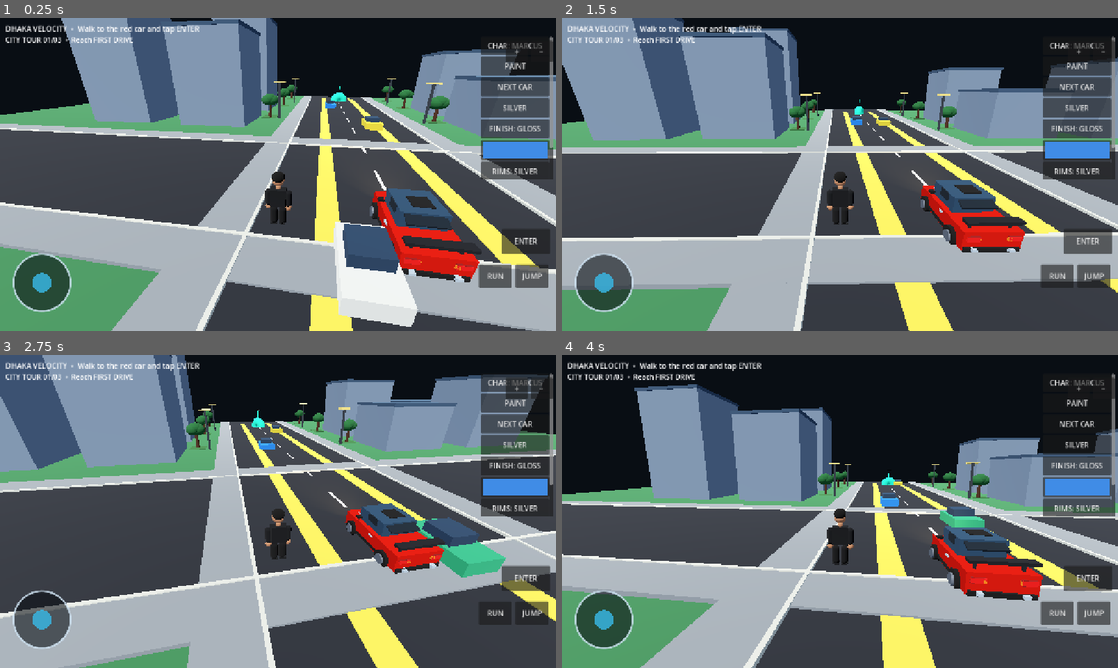
Above: before the commit, frames 1-4 (two rows, left to right).
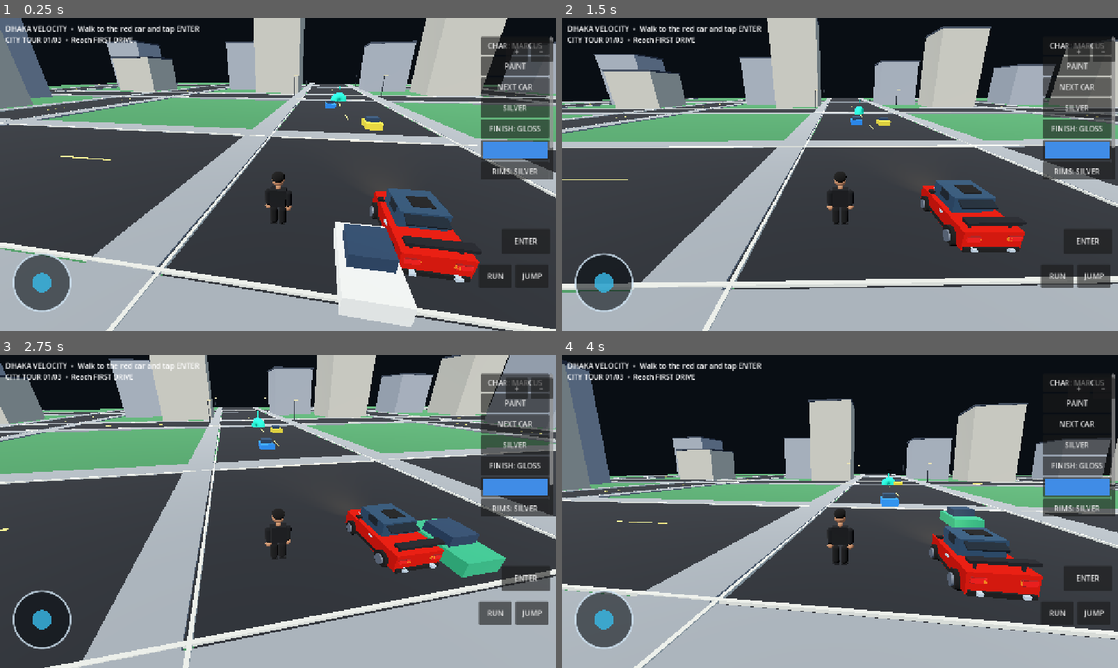
Above: after the commit, the same moments.

Repository: mahadihhassan8907-wq/Dhaka-Velocity-
Game: Godot game, scene res://Main.tscn
The game is run twice, just before and just after one commit, with the same random seed, the same clock (stepped at 60 frames per second) and the same inputs.
Inputs (mouse positions are in pixels of both pictures, inside the frame that each line leads up to):
- Up to frame 1 (0.25 s): no input
- Up to frame 2 (1.5 s): tap Enter at 0.5, 1.25 s; move the mouse to (962, 158) at 0.52 s; click (962, 158) at 0.67 s; drag from (728, 190) to (812, 237) at 1.27 s
- Up to frame 3 (2.75 s): tap Enter at 2 s; move the mouse to (333, 442) at 2.02 s; click (333, 442) at 2.17 s
- Up to frame 4 (4 s): tap Enter at 2.75, 3.5 s; drag from (812, 574) to (673, 464) at 2.77 s; move the mouse to (1006, 558) at 3.52 s; click (1006, 558) at 3.67 s

The runs differ from the first frame. In frame 1, 60% of the frame differs, in the area x 0-100%, y 0-100%; in frame 2, 65%; in frame 3, 65%; in frame 4, 56%.

Commit message:
Build first expanded procedural open-world city district

Diff:
--- a/Scripts/DhakaVelocity_v8.gd
+++ b/Scripts/DhakaVelocity_v8.gd
@@ -287,57 +287,65 @@
 	body.add_child(collision)
 
 func _build_city() -> void:
-	_solid_box(self, Vector3(100, 0.3, 100), Vector3(0, -0.2, 0), Color(0.20, 0.42, 0.25))
-	_solid_box(self, Vector3(12, 0.08, 100), Vector3(0, 0.0, 0), Color(0.12, 0.13, 0.15))
-	_solid_box(self, Vector3(100, 0.08, 12), Vector3(0, 0.01, 0), Color(0.12, 0.13, 0.15))
-	for x in [-28, -16, 16, 28]:
-		for z in [-28, -16, 16, 28]:
-			var height := 5.0 + float(abs(x + z) % 9)
-			_solid_box(self, Vector3(8, height, 8), Vector3(x, height / 2.0, z), Color(0.42, 0.48, 0.55))
-			_box(self, Vector3(8.2, 0.35, 8.2), Vector3(x, height + 0.12, z), Color(0.20, 0.28, 0.36))
-	_box(self, Vector3(1, 0.03, 90), Vector3(-3, 0.06, 0), Color(0.9, 0.82, 0.25))
-	_box(self, Vector3(1, 0.03, 90), Vector3(3, 0.06, 0), Color(0.9, 0.82, 0.25))
-	for z in range(-42, 45, 6):
-		_box(self, Vector3(0.18, 0.025, 2.5), Vector3(0, 0.065, z), Color(0.92, 0.92, 0.88))
-	for x in [-9, 9]:
-		for z in [-36, -18, 18, 36]:
-			_solid_box(self, Vector3(0.25, 4.5, 0.25), Vector3(x, 2.25, z), Color(0.18, 0.20, 0.22))
-			_box(self, Vector3(1.4, 0.18, 0.7), Vector3(x, 4.55, z), Color(0.95, 0.82, 0.42))
-
-	# Raised sidewalks and curb strips around the two crossing roads.
-	for side in [-1.0, 1.0]:
-		_solid_box(self, Vector3(2.0, 0.16, 100.0), Vector3(side * 7.1, 0.04, 0.0), Color(0.48, 0.50, 0.51))
-		_solid_box(self, Vector3(100.0, 0.16, 2.0), Vector3(0.0, 0.04, side * 7.1), Color(0.48, 0.50, 0.51))
-		_box(self, Vector3(0.16, 0.12, 100.0), Vector3(side * 6.05, 0.10, 0.0), Color(0.78, 0.78, 0.72))
-		_box(self, Vector3(100.0, 0.12, 0.16), Vector3(0.0, 0.10, side * 6.05), Color(0.78, 0.78, 0.72))
-
-	# Low-poly roadside trees and planted green islands.
-	for side in [-1.0, 1.0]:
-		for z in [-43.0, -31.0, -19.0, 19.0, 31.0, 43.0]:
-			var tree := Node3D.new()
-			tree.position = Vector3(side * 10.5, 0.0, z)
-			add_child(tree)
-			var trunk := MeshInstance3D.new()
-			var trunk_mesh := CylinderMesh.new()
-			trunk_mesh.top_radius = 0.16
-			trunk_mesh.bottom_radius = 0.23
-			trunk_mesh.height = 2.1
-			trunk.mesh = trunk_mesh
-			trunk.position.y = 1.05
-			trunk.material_override = _mat(Color(0.25, 0.14, 0.08))
-			tree.add_child(trunk)
-			for crown in [Vector3(0.0, 2.45, 0.0), Vector3(-0.34, 2.25, 0.05), Vector3(0.32, 2.28, -0.08)]:
-				var leaves := MeshInstance3D.new()
-				var leaf_mesh := SphereMesh.new()
-				leaf_mesh.radius = 0.82
-				leaf_mesh.height = 1.35
-				leaves.mesh = leaf_mesh
-				leaves.position = crown
-				leaves.material_override = _mat(Color(0.12, 0.34, 0.17))
-				tree.add_child(leaves)
-			_box(self, Vector3(2.0, 0.05, 2.0), Vector3(side * 10.5, 0.03, z), Color(0.18, 0.36, 0.19))
+	# First open-world district: a 260 m x 260 m connected street grid.
+	# Buildings use simple shared gameplay geometry for the mobile prototype;
+	# detailed interiors, NPC routines and streamed districts come in later phases.
+	_solid_box(self, Vector3(260.0, 0.3, 260.0), Vector3(0.0, -0.2, 0.0), Color(0.20, 0.42, 0.25))
+
+	var road_coordinates: Array[float] = [-96.0, -48.0, 0.0, 48.0, 96.0]
+	for road_coordinate in road_coordinates:
+		var road_width := 16.0 if is_zero_approx(road_coordinate) else 11.0
+		_solid_box(self, Vector3(road_width, 0.08, 260.0), Vector3(road_coordinate, 0.0, 0.0), Color(0.105, 0.115, 0.13))
+		_solid_box(self, Vector3(260.0, 0.08, road_width), Vector3(0.0, 0.01, road_coordinate), Color(0.105, 0.115, 0.13))
+
+		# Sidewalks and pale curb edges run along both sides of every road.
+		var sidewalk_offset := road_width * 0.5 + 1.5
+		for side in [-1.0, 1.0]:
+			_solid_box(self, Vector3(2.4, 0.16, 260.0), Vector3(road_coordinate + side * sidewalk_offset, 0.04, 0.0), Color(0.48, 0.50, 0.51))
+			_solid_box(self, Vector3(260.0, 0.16, 2.4), Vector3(0.0, 0.04, road_coordinate + side * sidewalk_offset), Color(0.48, 0.50, 0.51))
+			_box(self, Vector3(0.14, 0.10, 260.0), Vector3(road_coordinate + side * (road_width * 0.5 + 0.12), 0.10, 0.0), Color(0.78, 0.78, 0.72))
+			_box(self, Vector3(260.0, 0.10, 0.14), Vector3(0.0, 0.10, road_coordinate + side * (road_width * 0.5 + 0.12)), Color(0.78, 0.78, 0.72))
+
+	# Broken centre markings make the roads readable without filling the scene with detail.
+	for road_coordinate in road_coordinates:
+		for segment in range(-118, 119, 14):
+			if abs(segment) % 48 < 9:
+				continue
+			_box(self, Vector3(0.16, 0.025, 4.2), Vector3(road_coordinate, 0.058, float(segment)), Color(0.92, 0.82, 0.38))
+			_box(self, Vector3(4.2, 0.025, 0.16), Vector3(float(segment), 0.058, road_coordinate), Color(0.92, 0.82, 0.38))
+
+	# Populate the blocks around the central starting intersection.
+	# The centre stays open so the player, starter car and first checkpoints remain clear.
+	var block_centres: Array[float] = [-72.0, -24.0, 24.0, 72.0]
+	var facade_palette: Array[Color] = [
+		Color(0.55, 0.57, 0.59),
+		Color(0.68, 0.58, 0.46),
+		Color(0.43, 0.51, 0.59),
+		Color(0.70, 0.68, 0.61),
+		Color(0.49, 0.55, 0.48),
+		Color(0.62, 0.49, 0.43)
+	]
+	for block_x in block_centres:
+		for block_z in block_centres:
+			if absf(block_x) < 30.0 and absf(block_z) < 30.0:
+				continue
+			var block_seed := abs(int(block_x * 3.0 + block_z * 5.0))
+			var first_height := 12.0 + float((block_seed * 7) % 19)
+			var second_height := 10.0 + float((block_seed * 11 + 5) % 17)
+			var first_color: Color = facade_palette[block_seed % facade_palette.size()]
+			var second_color: Color = facade_palette[(block_seed + 3) % facade_palette.size()]
+			_build_city_building(Vector3(block_x - 7.0, 0.0, block_z - 7.0), 13.0, 13.0, first_height, first_color, block_seed % 3 == 0)
+			_build_city_building(Vector3(block_x + 7.0, 0.0, block_z + 7.0), 13.0, 13.0, second_height, second_color, block_seed % 4 == 0)
+
+	# Simple street furniture on the main avenues; these are visual landmarks for navigation.
+	for street_position in [-96.0, -48.0, 48.0, 96.0]:
+		_build_city_streetlight(Vector3(-10.5, 0.0, street_position))
+		_build_city_streetlight(Vector3(10.5, 0.0, street_position))
+		_build_city_streetlight(Vector3(street_position, 0.0, -10.5))
+		_build_city_streetlight(Vector3(street_position, 0.0, 10.5))
+
 	var sun := DirectionalLight3D.new()
-	sun.rotation_degrees = Vector3(-55, -30, 0)
+	sun.rotation_degrees = Vector3(-55.0, -30.0, 0.0)
 	sun.light_energy = 1.2
 	add_child(sun)
 	var environment := WorldEnvironment.new()
@@ -350,6 +358,59 @@
 	world.ambient_light_sky_contribution = 0.35
 	environment.environment = world
 	add_child(environment)
+
+
+func _build_city_building(world_position: Vector3, width: float, depth: float, height: float, facade_color: Color, is_shop: bool) -> void:
+	var building := StaticBody3D.new()
+	building.name = "Shop_Building" if is_shop else "City_Building"
+	building.position = world_position
+	add_child(building)
+
+	var collision := CollisionShape3D.new()
+	var collision_shape := BoxShape3D.new()
+	collision_shape.size = Vector3(width, height, depth)
+	collision.position.y = height * 0.5
+	collision.shape = collision_shape
+	building.add_child(collision)
+
+	_box(building, Vector3(width, height, depth), Vector3(0.0, height * 0.5, 0.0), facade_color)
+	_box(building, Vector3(width + 0.35, 0.42, depth + 0.35), Vector3(0.0, height + 0.21, 0.0), Color(0.22, 0.25, 0.29))
+
+	# Repeated front windows create a readable multi-storey facade.
+	var floors := maxi(2, int(floor((height - 1.0) / 3.2)))
+	for floor_index in range(floors):
+		var window_y := 2.2 + float(floor_index) * 3.0
+		if window_y > height - 1.0:
+			continue
+		for window_index in range(3):
+			var window_x := -width * 0.32 + float(window_index) * width * 0.32
+			var glass := _box(building, Vector3(1.45, 1.35, 0.10), Vector3(window_x, window_y, -depth * 0.5 - 0.06), Color(0.10, 0.22, 0.31))
+			var glass_material := glass.material_override as StandardMaterial3D
+			if glass_material:
+				glass_material.metallic = 0.25
+				glass_material.roughness = 0.2
+
+	# A visible entrance is a future hook for the reusable interior/door interaction system.
+	_box(building, Vector3(1.55, 2.45, 0.12), Vector3(0.0, 1.23, -depth * 0.5 - 0.09), Color(0.16, 0.12, 0.09))
+	if is_shop:
+		_box(building, Vector3(width * 0.72, 0.75, 0.18), Vector3(0.0, 3.15, -depth * 0.5 - 0.10), Color(0.12, 0.34, 0.43))
+		_box(building, Vector3(width * 0.78, 0.16, 0.35), Vector3(0.0, 2.55, -depth * 0.5 - 0.18), Color(0.86, 0.56, 0.20))
+
+
+func _build_city_streetlight(world_position: Vector3) -> void:
+	var lamp := Node3D.new()
+	lamp.position = world_position
+	add_child(lamp)
+	var pole_mesh := CylinderMesh.new()
+	pole_mesh.top_radius = 0.07
+	pole_mesh.bottom_radius = 0.11
+	pole_mesh.height = 5.2
+	var pole := MeshInstance3D.new()
+	pole.mesh = pole_mesh
+	pole.position.y = 2.6
+	pole.material_override = _mat(Color(0.16, 0.18, 0.20))
+	lamp.add_child(pole)
+	_box(lamp, Vector3(0.95, 0.16, 0.42), Vector3(0.34, 5.12, 0.0), Color(0.90, 0.82, 0.56))
 
 func _character_capsule(parent: Node3D, radius: float, height: float, pos: Vector3, color: Color) -> MeshInstance3D:
 	var mesh := CapsuleMesh.new()
